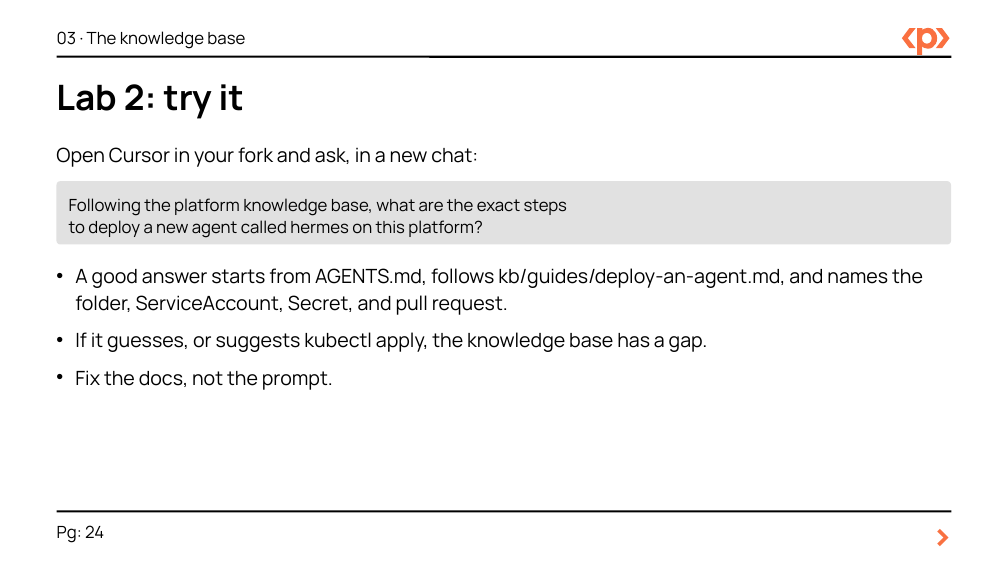
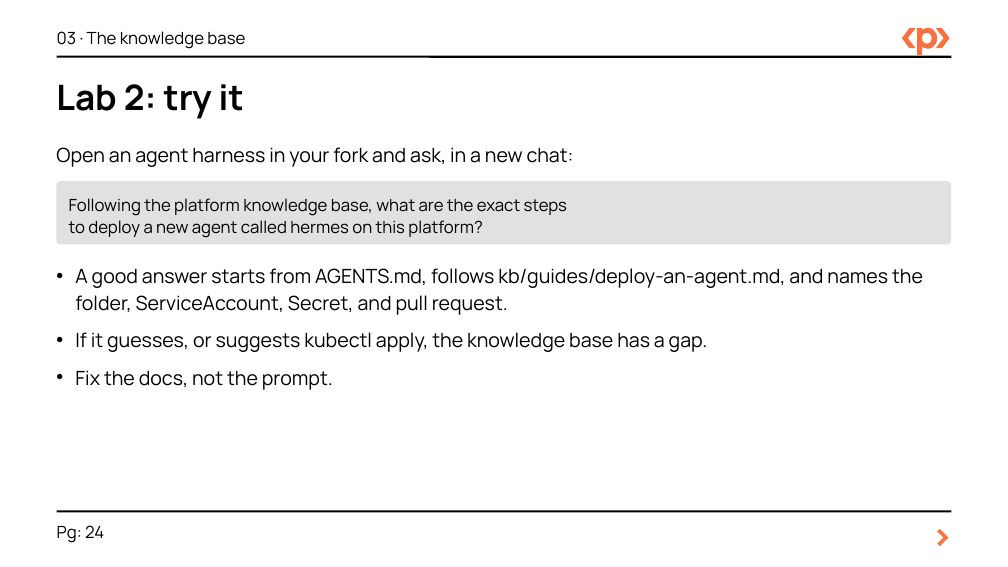
Before and after one commit to focuslight-nr/agentic-idp-packt, a slide deck: slide 24 of slides/agentic-idp-workshop.pptx. Drawn at 1008x567 pixels with LibreOffice and Linux fonts; fonts in the diff are those of the drawing. Boxes give left, top, right and bottom in pixels: in the first picture for what was removed or moved away, otherwise in the second. Text is boxed around its words. In the diff, an @@ line names an element or a change of style, - is before the commit and + after.

Commit message:
docs(slides): say agent harness instead of Cursor (#14)

```diff
--- a/slides/agentic-idp-workshop.pptx
+++ b/slides/agentic-idp-workshop.pptx
@@ text at (56,147,574,167): text changed @@
-Open Cursor in your fork and ask, in a new chat:
+Open an agent harness in your fork and ask, in a new chat:
```
Also in this commit, not shown: 3 other slides changed, 1 other file.
